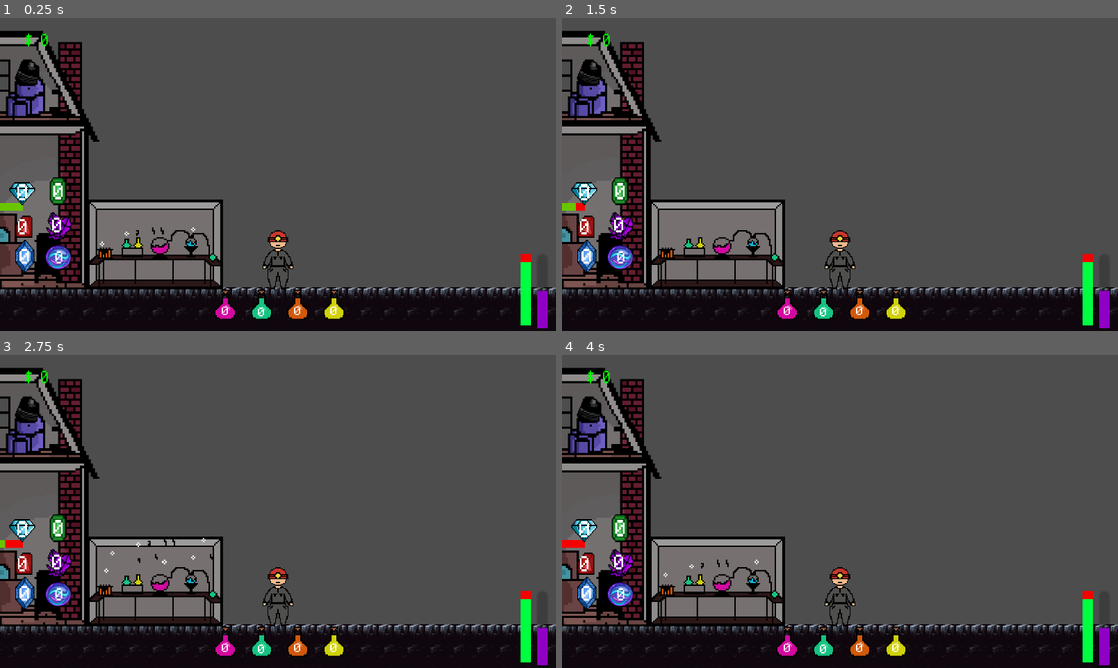
Above: before the commit, frames 1-4 (two rows, left to right).
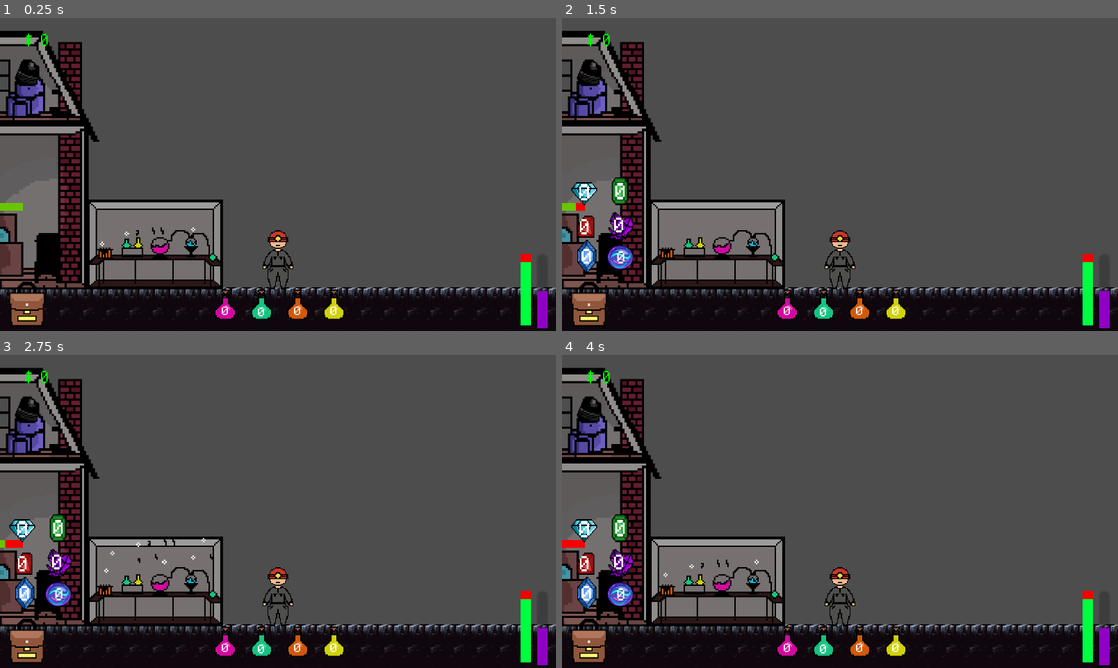
Above: after the commit, the same moments.

Repository: Jrees98/Pirate_Jam_15
Game: Godot game, scene res://Scenes/main.tscn
Same seed, same stepped clock (60 frames per second), same inputs: the game is played once before the commit and once after it. The project has no main scene, so this scene is started directly.
Inputs (mouse positions are in pixels of both pictures, inside the frame that each line leads up to):
- Up to frame 1 (0.25 s): no input
- Up to frame 2 (1.5 s): click (589, 309) at 0.52 s; click (789, 312) at 1.25 s
- Up to frame 3 (2.75 s): click (261, 649) at 2 s
- Up to frame 4 (4 s): click (895, 649) at 2.75 s; click (862, 649) at 3.5 s

The runs differ from the first frame. In frame 1, 2.0% of the frame differs, in the area x 1-13%, y 50-99%; in frame 2, 0.6%; in frame 3, 0.6%; in frame 4, 0.6%.

Commit message:
add backpack to toggle gems

Diff:
--- a/Scenes/player.tscn
+++ b/Scenes/player.tscn
@@ -12,6 +12,7 @@
 [ext_resource type="Texture2D" uid="uid://s4ufnhdi0b5q" path="res://Assets/Untitled 19.png" id="10_5xfsj"]
 [ext_resource type="Texture2D" uid="uid://pdom4vs0mqf6" path="res://Assets/Untitled 20.png" id="11_vpsep"]
 [ext_resource type="Texture2D" uid="uid://hryl0q3e7hr6" path="res://Assets/opal.png" id="12_ht1iw"]
+[ext_resource type="Texture2D" uid="uid://46wyfoxca4u0" path="res://Assets/backpack.png" id="13_f76i6"]
 
 [sub_resource type="AtlasTexture" id="AtlasTexture_qdtek"]
 atlas = ExtResource("4_b7qrj")
@@ -83,6 +84,16 @@
 
 [sub_resource type="StyleBoxFlat" id="StyleBoxFlat_ek4kc"]
 bg_color = Color(0, 1, 0.25098, 1)
+
+[sub_resource type="StyleBoxEmpty" id="StyleBoxEmpty_pdr77"]
+
+[sub_resource type="StyleBoxEmpty" id="StyleBoxEmpty_nygen"]
+
+[sub_resource type="StyleBoxEmpty" id="StyleBoxEmpty_fgdrl"]
+
+[sub_resource type="StyleBoxEmpty" id="StyleBoxEmpty_7lfas"]
+
+[sub_resource type="StyleBoxEmpty" id="StyleBoxEmpty_an1ty"]
 
 [node name="Player" type="CharacterBody2D" groups=["player"]]
 collision_layer = 2
@@ -120,7 +131,22 @@
 theme_override_font_sizes/font_size = 64
 text = "Press E to mine"
 
+[node name="CoalSprite" type="Sprite2D" parent="RockNodeUI"]
+position = Vector2(127, 236)
+scale = Vector2(4.03598, 4.93541)
+texture = ExtResource("3_ligsf")
+
+[node name="CoalQuantity" type="Label" parent="RockNodeUI/CoalSprite"]
+offset_left = -7.80951
+offset_top = -16.8358
+offset_right = 28.1905
+offset_bottom = 9.16418
+theme_override_fonts/font = ExtResource("5_nfwr5")
+theme_override_font_sizes/font_size = 32
+text = "0"
+
 [node name="HBoxContainer" type="HBoxContainer" parent="RockNodeUI"]
+visible = false
 anchors_preset = 2
 anchor_top = 1.0
 anchor_bottom = 1.0
@@ -130,20 +156,6 @@
 offset_bottom = -233.0
 grow_vertical = 0
 alignment = 2
-
-[node name="CoalSprite" type="Sprite2D" parent="RockNodeUI/HBoxContainer"]
-position = Vector2(124, -592)
-scale = Vector2(4.03598, 4.93541)
-texture = ExtResource("3_ligsf")
-
-[node name="CoalQuantity" type="Label" parent="RockNodeUI/HBoxContainer/CoalSprite"]
-offset_left = -7.80951
-offset_top = -16.8358
-offset_right = 28.1905
-offset_bottom = 9.16418
-theme_override_fonts/font = ExtResource("5_nfwr5")
-theme_override_font_sizes/font_size = 32
-text = "0"
 
 [node name="BlueGemSprite" type="Sprite2D" parent="RockNodeUI/HBoxContainer"]
 position = Vector2(89, -106)
@@ -270,6 +282,23 @@
 fill_mode = 3
 show_percentage = false
 
+[node name="BackpackToggleButton" type="Sprite2D" parent="RockNodeUI"]
+position = Vector2(112, 1182)
+scale = Vector2(5, 5)
+texture = ExtResource("13_f76i6")
+
+[node name="GemsToggleButton" type="Button" parent="RockNodeUI/BackpackToggleButton"]
+offset_left = -13.0
+offset_top = -7.0
+offset_right = 13.0
+offset_bottom = 18.0
+theme_override_styles/normal = SubResource("StyleBoxEmpty_pdr77")
+theme_override_styles/hover = SubResource("StyleBoxEmpty_nygen")
+theme_override_styles/pressed = SubResource("StyleBoxEmpty_fgdrl")
+theme_override_styles/disabled = SubResource("StyleBoxEmpty_7lfas")
+theme_override_styles/focus = SubResource("StyleBoxEmpty_an1ty")
+toggle_mode = true
+
 [node name="Camera2D" type="Camera2D" parent="."]
 zoom = Vector2(2, 2)
 limit_top = -200
@@ -277,3 +306,4 @@
 
 [connection signal="timeout" from="RockNodeUI/SanityBar/RegainEnergy" to="." method="_on_regain_energy_timeout"]
 [connection signal="timeout" from="RockNodeUI/SanityBar/LoseEnergy" to="." method="_on_lose_energy_timeout"]
+[connection signal="pressed" from="RockNodeUI/BackpackToggleButton/GemsToggleButton" to="." method="_on_gems_toggle_button_pressed"]
--- a/Scripts/player.gd
+++ b/Scripts/player.gd
@@ -3,7 +3,7 @@
 var speed : int
 var in_minecart : bool
 func _ready():
-	$RockNodeUI/HBoxContainer/CoalSprite/CoalQuantity.text = str(Global.total_coal)
+	$RockNodeUI/CoalSprite/CoalQuantity.text = str(Global.total_coal)
 	$RockNodeUI/HBoxContainer/BlueGemSprite/GemQuantity.text = str(Global.total_gems)
 	$RockNodeUI/Coins.text = "$ " + str(Global.total_coins)
 	speed = Global.move_speed
@@ -46,7 +46,7 @@
 
 
 	#update UI counts
-	$RockNodeUI/HBoxContainer/CoalSprite/CoalQuantity.text = str(Global.total_coal)
+	$RockNodeUI/CoalSprite/CoalQuantity.text = str(Global.total_coal)
 	$RockNodeUI/HBoxContainer/BlueGemSprite/GemQuantity.text = str(Global.total_gems)
 	$RockNodeUI/Coins.text = "$ " + str(Global.total_coins)
 	$RockNodeUI/HBoxContainer/RedGemSprite2/GemQuantity.text = str(Global.total_redgem)
@@ -70,3 +70,13 @@
 	if current_sanity <= 0:
 		$RockNodeUI/ProgressBar.value -= 10
 	print($RockNodeUI/SanityBar.value)
+
+
+var show_inventory = false
+func _on_gems_toggle_button_pressed():
+	if show_inventory == false:
+		$RockNodeUI/HBoxContainer.show()
+		show_inventory = true
+	else:
+		$RockNodeUI/HBoxContainer.hide()
+		show_inventory = false
Not shown: 1 places in Scenes/player.tscn that only renumber resources
